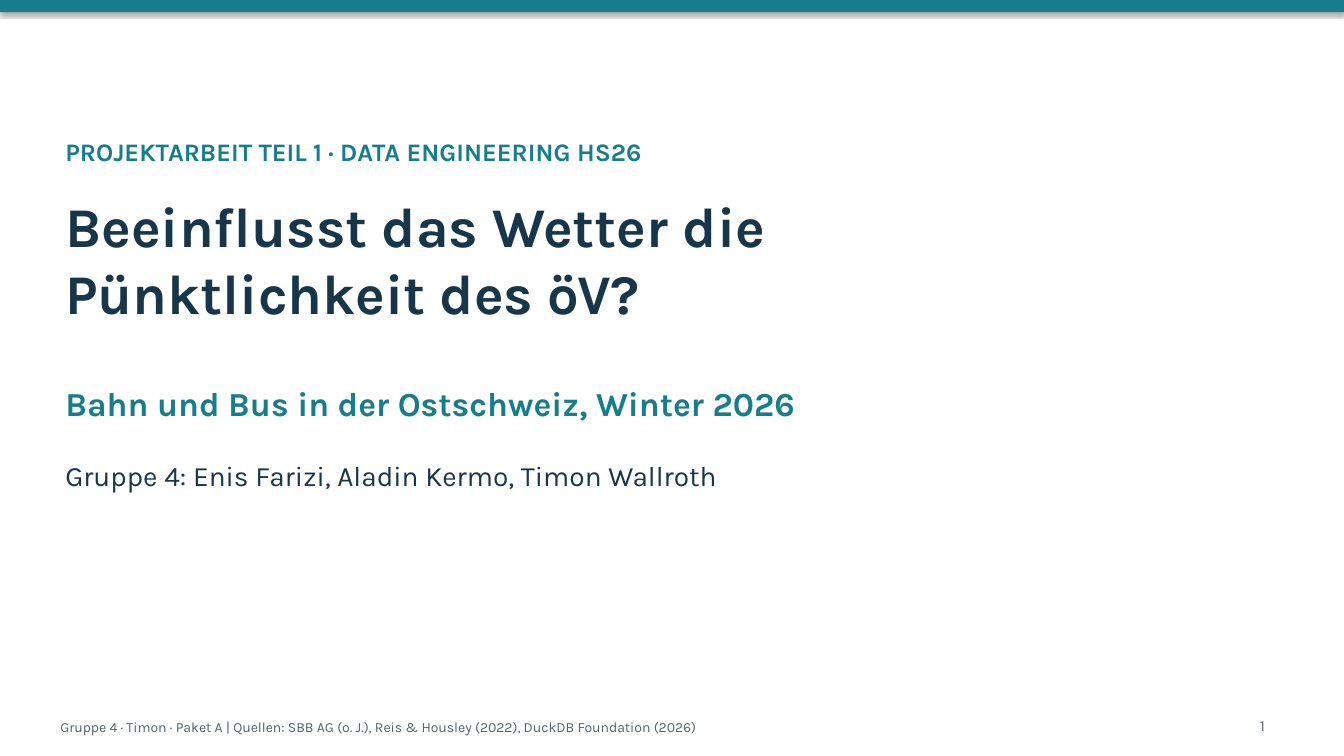
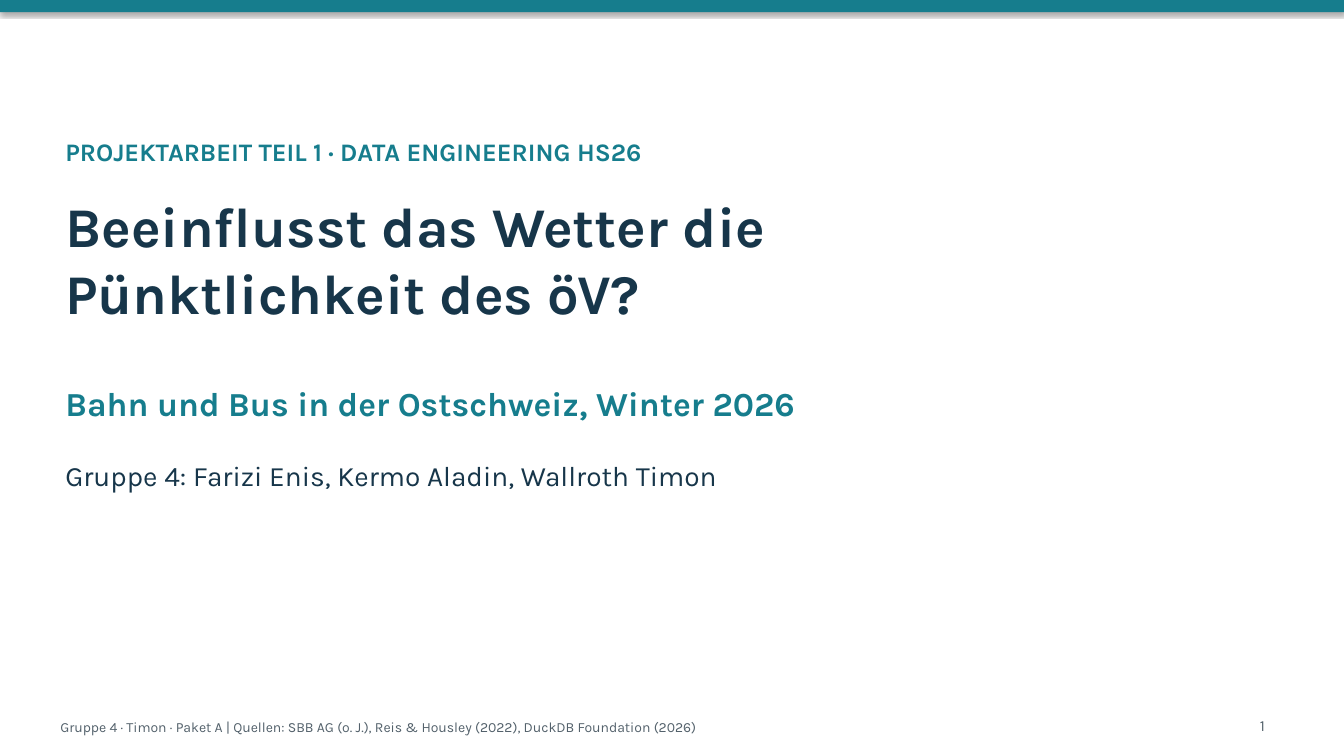
Before and after one commit to zeitmann/oev-wetter, a slide deck: slide 1 of docs/präsentation/folien_paket_a.pptx. Drawn at 1344x756 pixels with LibreOffice and Linux fonts; fonts in the diff are those of the drawing. Boxes give left, top, right and bottom in pixels: in the first picture for what was removed or moved away, otherwise in the second. Text is boxed around its words. In the diff, an @@ line names an element or a change of style, - is before the commit and + after.

```diff
--- a/docs/präsentation/folien_paket_a.pptx
+++ b/docs/präsentation/folien_paket_a.pptx
@@ text at (65, 466, 717, 493): text changed @@
-Gruppe 4: Enis Farizi, Aladin Kermo, Timon Wallroth
+Gruppe 4: Farizi Enis, Kermo Aladin, Wallroth Timon
```
Also in this commit, not shown: 4 other files.
